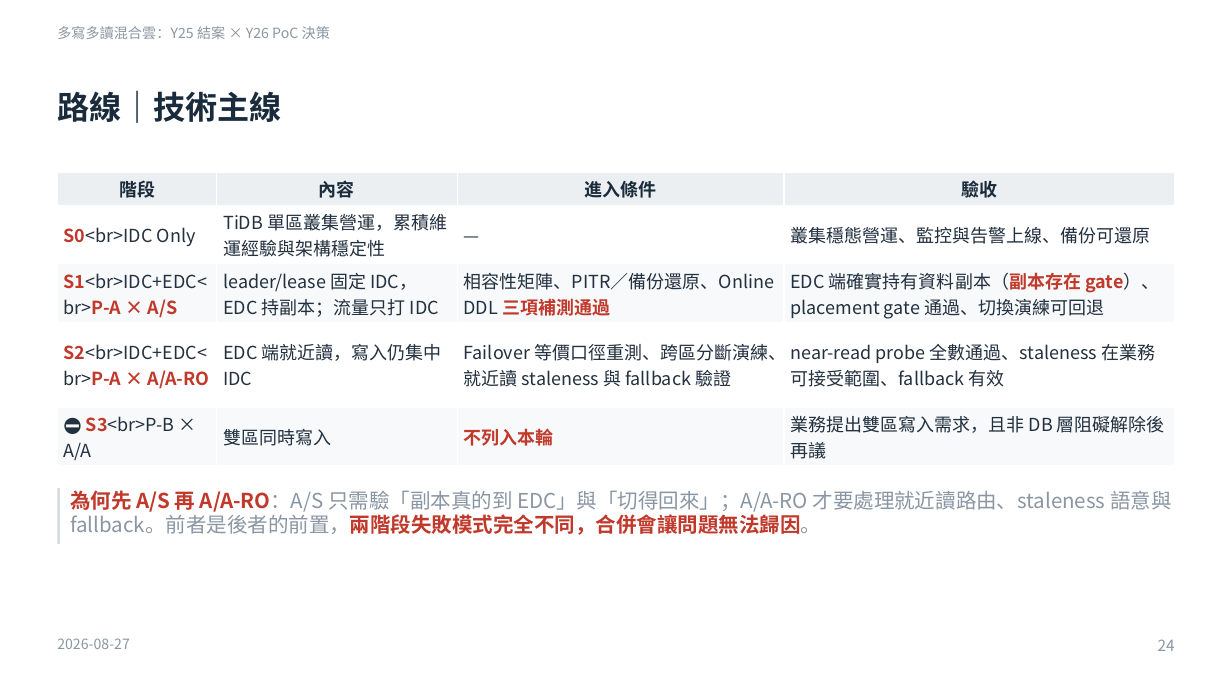
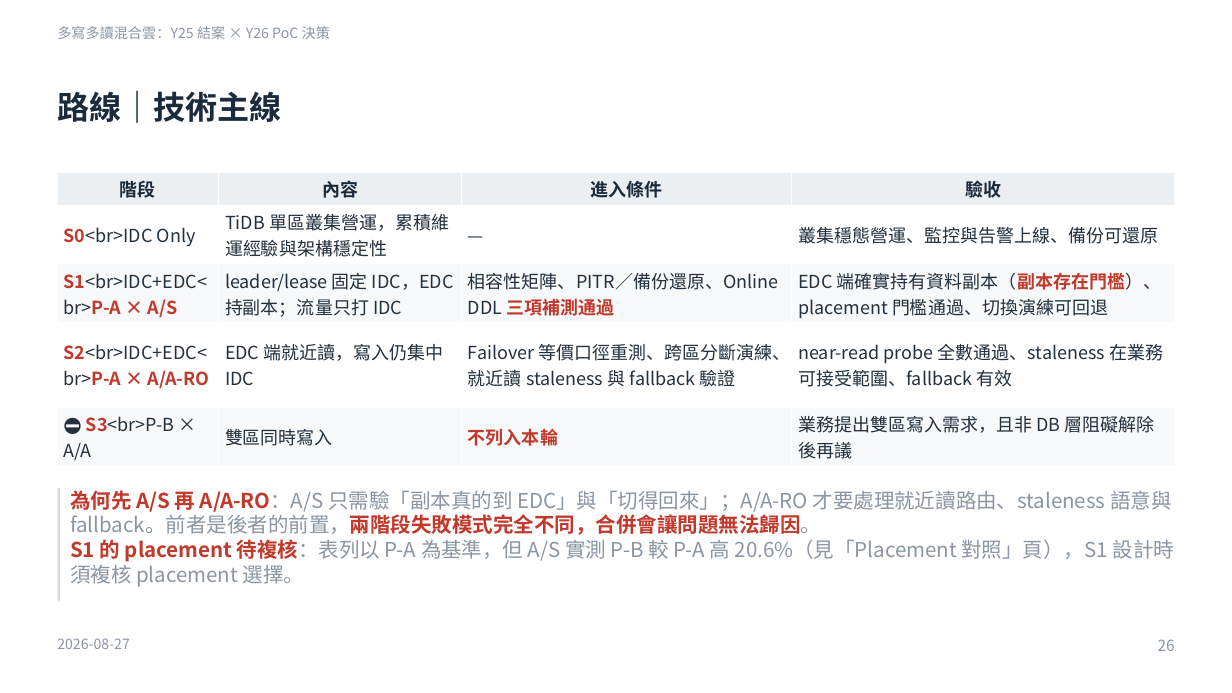
Before and after one commit to heavenruler/dba_career, a slide deck: slide 26 of poc/refresh/0827_slide.pptx (slide 24 before the commit). Drawn at 1232x693 pixels with LibreOffice and Linux fonts; fonts in the diff are those of the drawing. Boxes give left, top, right and bottom in pixels: in the first picture for what was removed or moved away, otherwise in the second. Text is boxed around its words. In the diff, an @@ line names an element or a change of style, - is before the commit and + after.

```diff
--- a/poc/refresh/0827_slide.pptx
+++ b/poc/refresh/0827_slide.pptx
@@ table at [57, 173, 1176, 466] @@
-row 3, column 4: EDC 端確實持有資料副本（副本存在 gate）、placement gate 通過、切換演練可回退
+row 3, column 4: EDC 端確實持有資料副本（副本存在門檻）、placement 門檻通過、切換演練可回退
@@ rectangle: place and size @@
-rectangle at [57, 488, 60, 544]
+rectangle at [57, 488, 60, 601]
@@ text at [70, 539, 1174, 587]: paragraph added @@
+S1 的 placement 待複核：表列以 P-A 為基準，但 A/S 實測 P-B 較 P-A 高 20.6%（見「Placement 對照」頁），S1 設計時須複核 placement 選擇。
@@ text at [1158, 639, 1175, 651]: text changed @@
-24
+26
```
Also in this commit, not shown: 20 other slides changed, 2 slides added, 2 other files.
